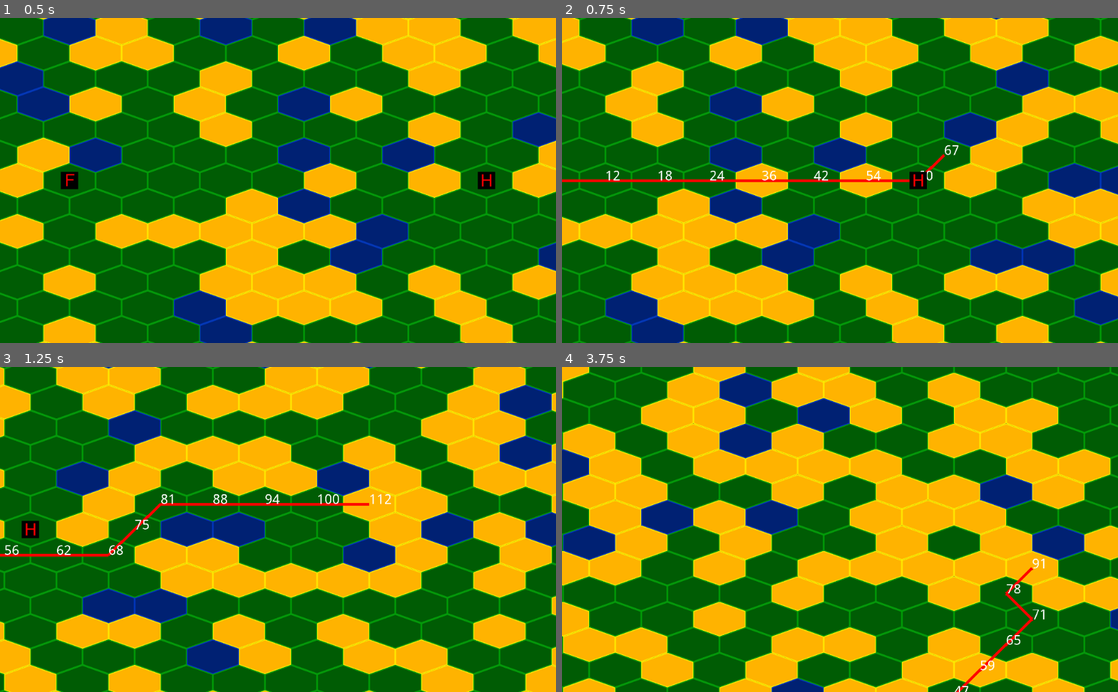
Above: before the commit, frames 1-4 (two rows, left to right).
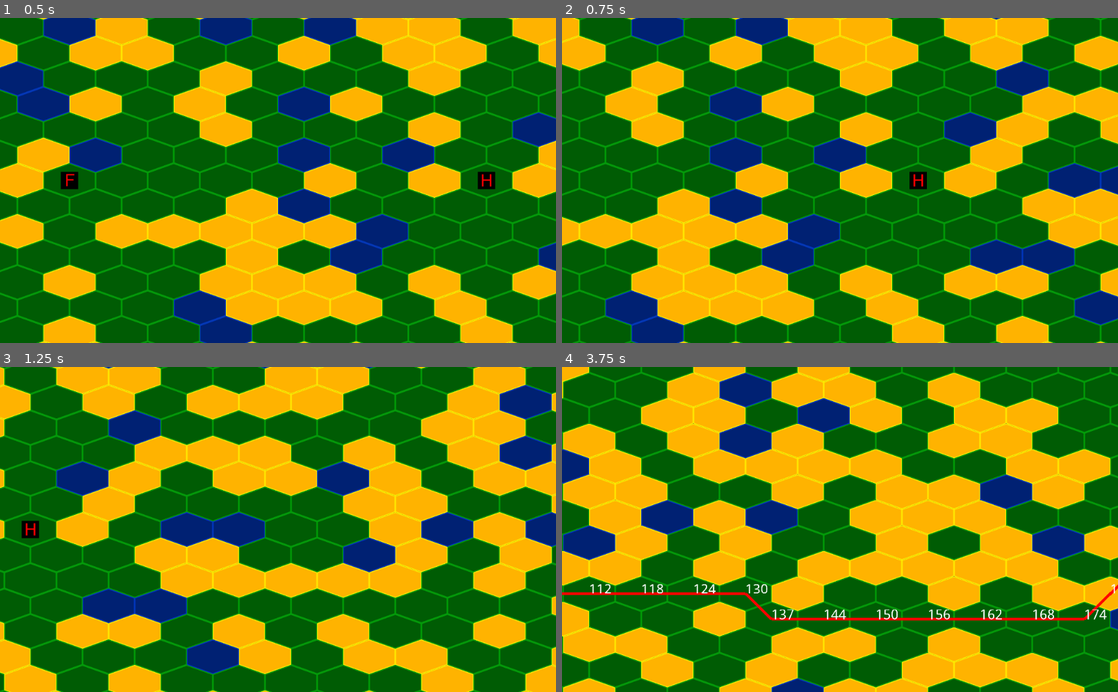
Above: after the commit, the same moments.

Repository: fat-beaver/hedgehog
Game: Godot game, scene res://battle.tscn
Same seed, same stepped clock (60 frames per second), same inputs: the game is played once before the commit and once after it.
Inputs (mouse positions are in pixels of both pictures, inside the frame that each line leads up to):
- Up to frame 1 (0.5 s): no input
- Up to frame 2 (0.75 s): tap Enter at 0.5 s; move the mouse to (962, 164) at 0.52 s; press the mouse at (962, 164) at 0.53 s; hold Right (move_right) from 0.53 s (still down)
- Up to frame 3 (1.25 s): keep holding Right (move_right)
- Up to frame 4 (3.75 s): move the mouse to (728, 545) at 1.27 s; release Right (move_right) at 1.28 s; release the mouse at (728, 545) at 1.28 s; hold Down (move_down) 1.28-2.03 s; click (728, 545) at 1.35 s; move the mouse to (895, 458) at 2.02 s; press the mouse at (895, 458) at 2.03 s; hold Right (move_right) 2.03-2.78 s; tap Mouse wheel up (zoom_in) at 2.1 s; move the mouse to (812, 594) at 2.77 s; release the mouse at (812, 594) at 2.78 s; hold Up (move_up) 2.78-3.53 s; tap Mouse wheel down (zoom_out) at 2.85 s; click (812, 594) at 3.05 s; move the mouse to (1006, 578) at 3.52 s; press the mouse at (1006, 578) at 3.53 s; hold Left (move_left) from 3.53 s (still down)

Frame 1 is identical in both runs. In frame 2, 0.9% of the frame differs, in the area x 0-72%, y 39-51%; in frame 3, 1.0%; in frame 4, 1.9%, in the area x 0-100%, y 58-100%.

Commit message:
Changed movement to a click to measure then click again to confirm system

Diff:
--- a/Battle.gd
+++ b/Battle.gd
@@ -46,10 +46,7 @@
 	camera.move_local_x(movement_vector.x * camera_movement_mult * delta * zoom_level)
 	camera.move_local_y(movement_vector.y * camera_movement_mult * delta * zoom_level)
 
-	if Input.is_action_pressed("left_click"):
-		_find_path_to_mouse()
-
-	if Input.is_action_just_released("left_click"):
+	if Input.is_action_just_pressed("left_click"):
 		_move_critter_to_mouse(ferret)
 
 	if Input.is_action_just_released("zoom_out") and zoom_level < max_zoom:
@@ -60,22 +57,14 @@
 		zoom_level -= 0.25
 		camera.zoom = Vector2(zoom_level, zoom_level)
 
-func _find_path_to_mouse():
-	var mouse_hex = grid.get_hex_at_coords(grid.hex_coords_of_point(get_global_mouse_position()))
-	if last_mouse_hex != mouse_hex and mouse_hex != null:
-		var path_start = ferret.get_location()
-		var path_end = mouse_hex
-		path.set_path(grid.find_path_between(path_start, path_end, default_unit_direction))
-		last_mouse_hex = mouse_hex
-
 func _move_critter_to_mouse(critter: Critter):
 	var mouse_hex = grid.get_hex_at_coords(grid.hex_coords_of_point(get_global_mouse_position()))
 	if mouse_hex != null:
-		var path_start = ferret.get_location()
+		var path_start = critter.get_location()
 		var path_end = mouse_hex
-		path.set_path(grid.find_path_between(path_start, path_end, default_unit_direction))
-		if path.get_path_length() != 0:
+		if mouse_hex != last_mouse_hex:
+			path.set_path(grid.find_path_between(path_start, path_end, default_unit_direction))
+		else:
 			critter.move(path_end)
-			critter.set_direction(path.get_end()[1])
 			path.clear_path()
 		last_mouse_hex = mouse_hex
